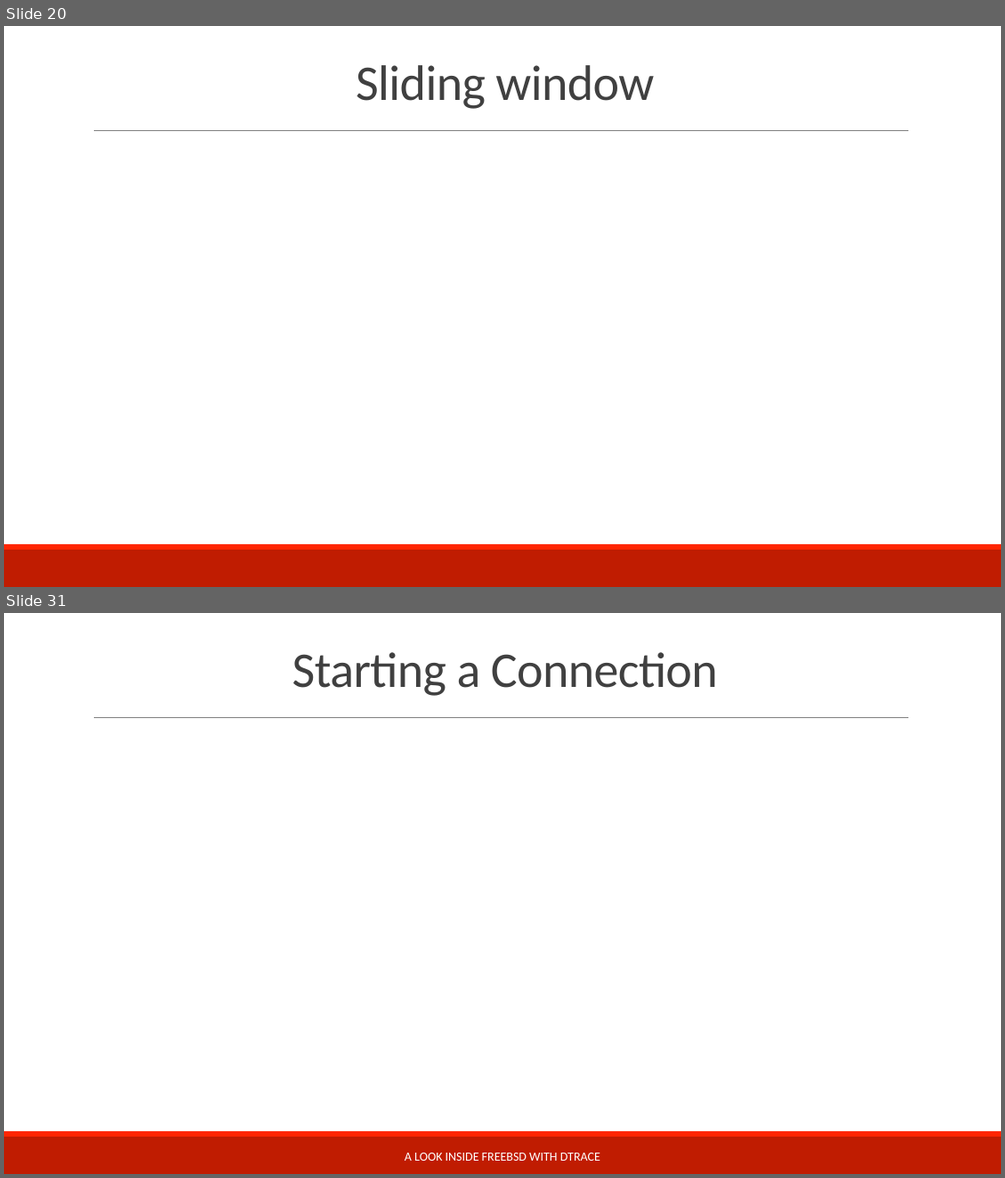
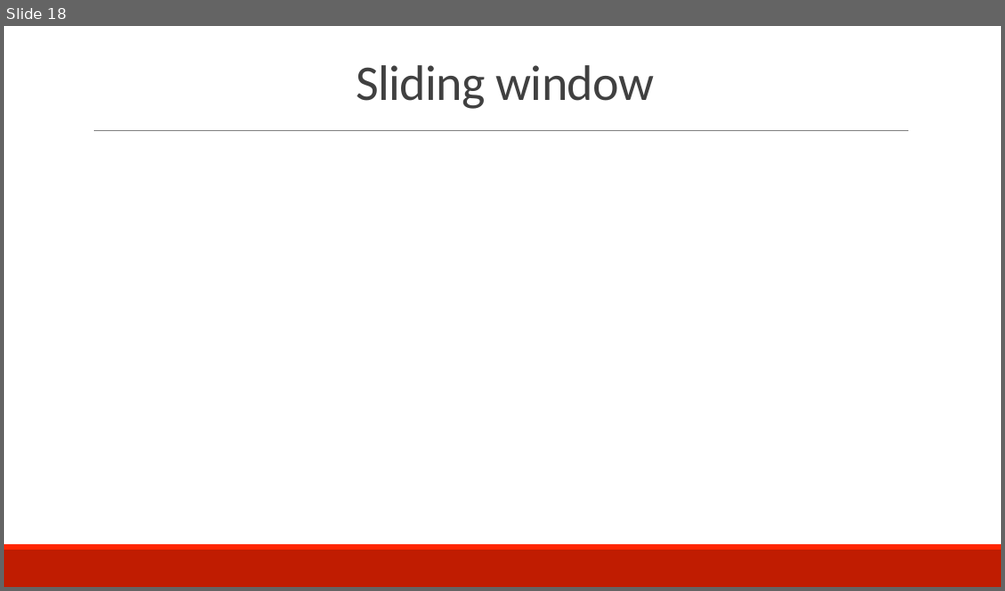
Before and after one commit to teachbsd/course, a slide deck: undergraduate/lectures/communication.pptx. Shown one above the other, each under a label of ours: slides 20 and 31 before the commit, slide 18 after it; the slides between them are not shown. The pictures are 1005x1178 and 1005x591 pixels, drawn with LibreOffice and Linux fonts; fonts in the diff are those of the drawing; background and template pictures are left out. Boxes give left, top, right and bottom in pixels: in the first picture for what was removed or moved away, otherwise in the second. Text is boxed around its words. In the diff, an @@ line names an element or a change of style, - is before the commit and + after.

```diff
--- a/undergraduate/lectures/communication.pptx
+++ b/undergraduate/lectures/communication.pptx
@@ slide 31 removed at [4, 613, 1001, 1174], background #FFFFFF; not listed: 3 template elements that a slide beside it also shows @@
@@ title removed at [292, 652, 718, 696] @@
-Starting a Connection
@@ text removed at [404, 1152, 600, 1160] @@
-A LOOK INSIDE FREEBSD WITH DTRACE
@@ what was slide 20 is now slide 18 @@
```
Also in this commit, not shown: 21 slides changed, 8 slides added, 12 other slides removed.
